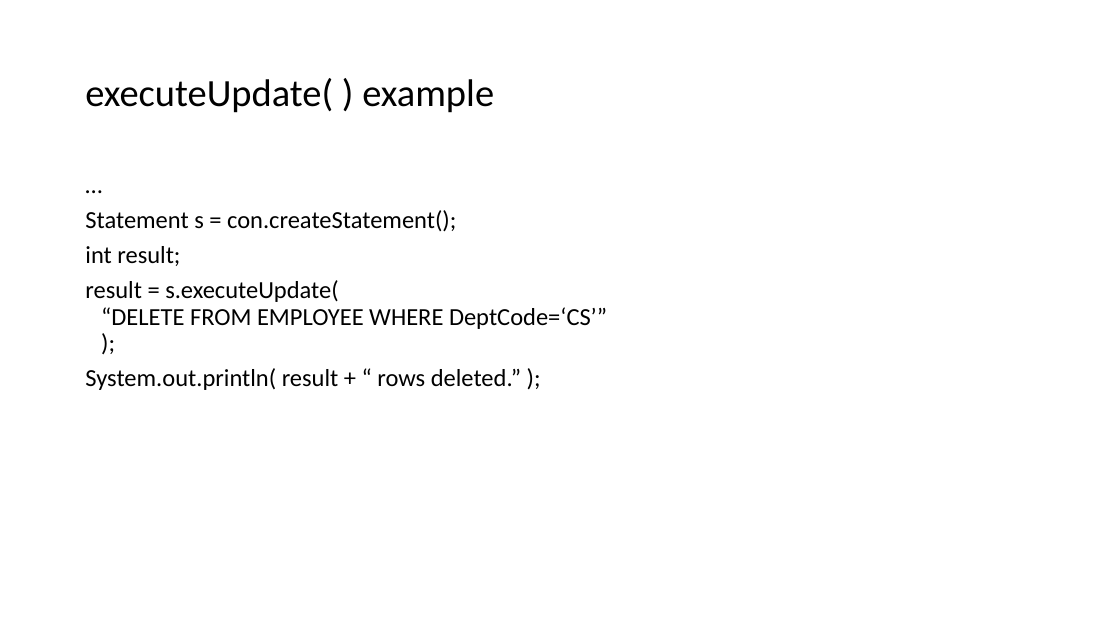
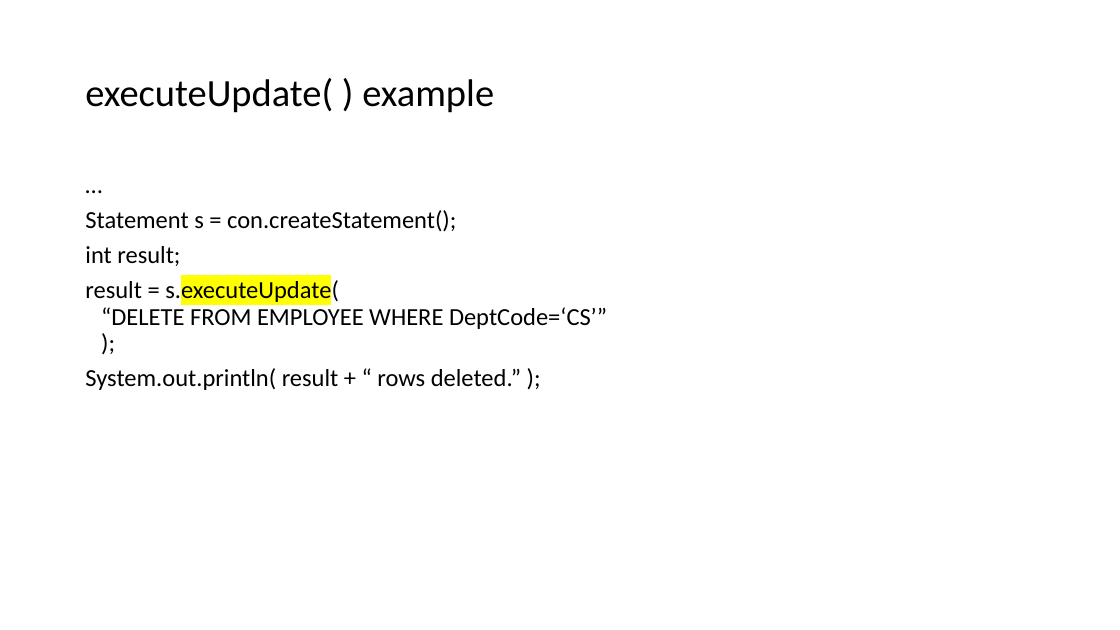
Before and after one commit to isp-cluj/fms-jdbc-demo, a slide deck: slide 14 of docs/Java - Working with databases using JDBC.pptx. Drawn at 1120x630 pixels with LibreOffice and Linux fonts; fonts in the diff are those of the drawing. Boxes give left, top, right and bottom in pixels: in the first picture for what was removed or moved away, otherwise in the second. Text is boxed around its words. In the diff, an @@ line names an element or a change of style, - is before the commit and + after.

```diff
--- a/docs/Java - Working with databases using JDBC.pptx
+++ b/docs/Java - Working with databases using JDBC.pptx
@@ text at (85,278,607,329): highlight none to #FFFF00 in "s.executeUpdate(" @@
```
Also in this commit, not shown: 5 other slides changed, 1 other file.
